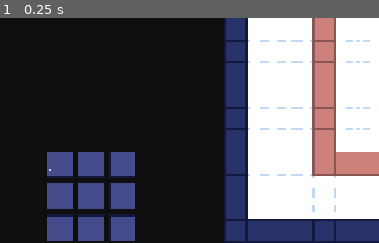
Above: before the commit, frame 1.
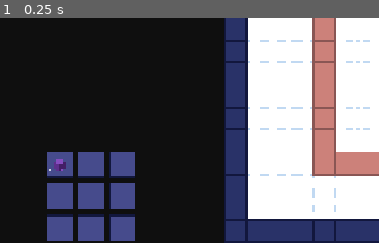
Above: after the commit, the same moment.

Repository: ClemiDouce/halloween-game-jam-2026
Game: Godot game, scene res://scenes/world.tscn
Two runs of this game, one before a commit and one after it. Both use one fixed random seed, a clock stepped at 60 frames per second and the inputs below.
Inputs:
- Up to frame 1 (0.25 s): no input
The pictures show only the part of the screen within x 0-50%, y 50-100%; the shares and areas given below are measured in that part.

The runs differ from the first frame. In frame 1, 0.1% of the frame differs, in the area x 14-18%, y 62-68%.
Error after the commit: Invalid assignment of property or key 'text' with value of type 'String' on a base object of type 'Nil'. (res://scripts/ui/hotkey_button.gd:19)

Commit message:
things i haven now

Diff:
--- a/scenes/base_view.tscn
+++ b/scenes/base_view.tscn
@@ -9,7 +9,9 @@
 [ext_resource type="Texture2D" uid="uid://cxa3eu2633xsj" path="res://assets/art/placeholder/1_icon_0001.png" id="7_6bjk0"]
 [ext_resource type="Texture2D" uid="uid://xoucdo8pr1b3" path="res://assets/art/placeholder/2_icon_0001.png" id="8_grwde"]
 [ext_resource type="Texture2D" uid="uid://drf5cfa2h6jd0" path="res://assets/art/placeholder/3_icon_0001.png" id="9_5836b"]
+[ext_resource type="Texture2D" uid="uid://cwhxv0s7getl4" path="res://assets/art/icons/building_icon.png" id="10_5836b"]
 [ext_resource type="Texture2D" uid="uid://buk3ugop4ljdx" path="res://assets/art/icons/empty_icon.png" id="10_grwde"]
+[ext_resource type="Script" uid="uid://co7f846sc2qot" path="res://scripts/ui/hotkey_button.gd" id="11_nygv8"]
 
 [node name="BaseView" type="Control" unique_id=526506978 node_paths=PackedStringArray("slot_holder", "selection_line")]
 layout_mode = 3
@@ -44,12 +46,13 @@
 layout_mode = 2
 tooltip_text = "Creates a building"
 button_mask = 0
-icon = ExtResource("10_grwde")
+icon = ExtResource("10_5836b")
 flat = true
 alignment = 0
 icon_alignment = 1
+script = ExtResource("11_nygv8")
 
-[node name="Label" type="Label" parent="Control/GridContainer/Sprite2D" unique_id=1231529286]
+[node name="HotkeyLabel" type="Label" parent="Control/GridContainer/Sprite2D" unique_id=1231529286]
 layout_mode = 1
 anchors_preset = 2
 anchor_top = 1.0
--- /dev/null
+++ b/scripts/ui/hotkey_button.gd
@@ -0,0 +1,21 @@
+class_name HotkeyButton
+extends Button
+
+@export var hotkey_label: Label
+@export var empty_icon_texture: Texture2D
+
+
+func _ready() -> void:
+	button_mask = 0
+	self.clear()
+
+
+func assign_unit(unit_type: UnitResource) -> void:
+	hotkey_label.text = unit_type.input_keyboard.as_text_key_label()
+	self.icon = unit_type.button_icon if unit_type.button_icon else empty_icon_texture
+
+
+func clear() -> void:
+	hotkey_label.text = ""
+	self.tooltip_text = ""
+	self.icon = empty_icon_texture
--- a/scripts/units/unit_ressource.gd
+++ b/scripts/units/unit_ressource.gd
@@ -15,3 +15,6 @@
 @export var time_to_build : float # seconds
 @export var texture : Texture2D
 @export var input_keyboard: InputEventKey
+
+# UI
+@export var button_icon: Texture2D
Binary file added: assets/art/icons/building_icon.png
Not shown, added: assets/art/icons/building_icon.png.import
Not shown, added: scripts/ui/hotkey_button.gd.uid
Not shown, added: assets/art/icons/building_icon.pxo
